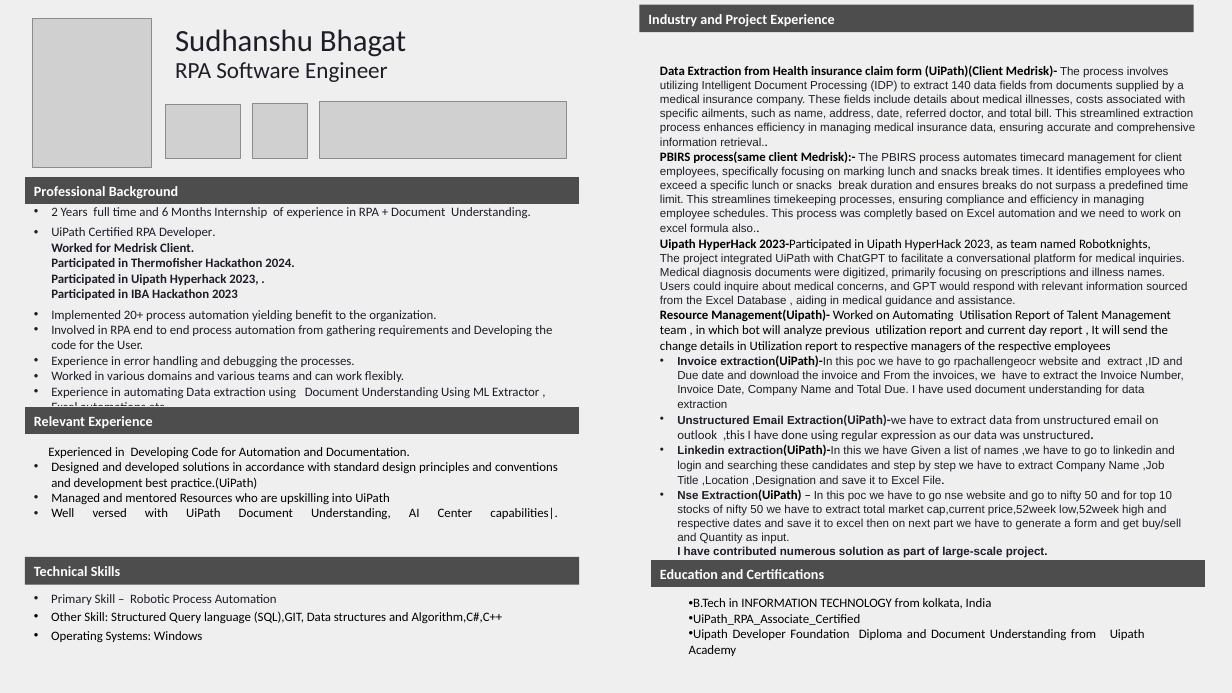
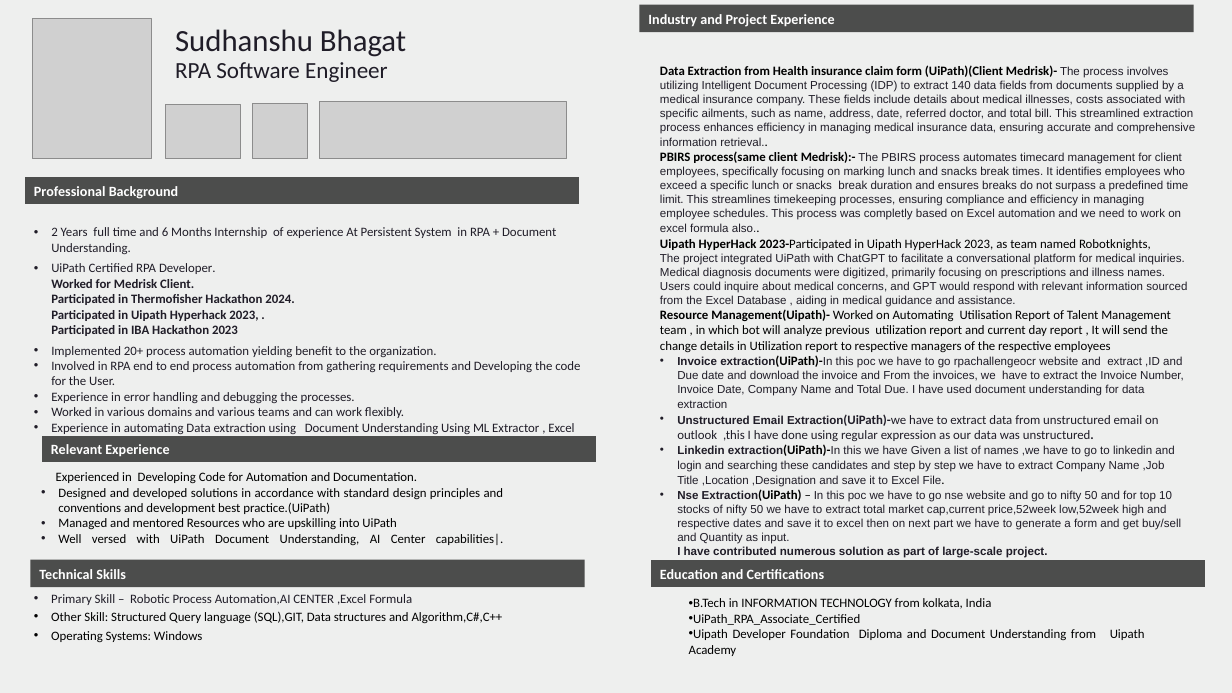
Before and after one commit to Pallav698/SudhanshuResume, a slide deck: slide 1 of Sudhanshu_Bhagat_Profile_Apply.pptx. Drawn at 1232x693 pixels with LibreOffice and Linux fonts; fonts in the diff are those of the drawing; grey boxes stand for pictures; background and template pictures are left out. Boxes give left, top, right and bottom in pixels: in the first picture for what was removed or moved away, otherwise in the second. Text is boxed around its words. In the diff, an @@ line names an element or a change of style, - is before the commit and + after.

Commit message:
resume

```diff
--- a/Sudhanshu_Bhagat_Profile_Apply.pptx
+++ b/Sudhanshu_Bhagat_Profile_Apply.pptx
@@ picture resized from (x1=32, y1=18, x2=152, y2=168) to (x1=32, y1=18, x2=152, y2=159) @@
@@ text at (x1=51, y1=227, x2=556, y2=254): text changed @@
-• 2 Years full time and 6 Months Internship of experience in RPA + Document Understanding.
+• 2 Years full time and 6 Months Internship of experience At Persistent System in RPA + Document Understanding.
@@ text "Experienced in Developing Code for ..." rewrapped from (x1=48, y1=447, x2=558, y2=519) to (x1=56, y1=472, x2=504, y2=545) @@
@@ rectangle "Relevant Experience" moved from (x1=25, y1=407, x2=579, y2=434) to (x1=42, y1=435, x2=596, y2=463) @@
@@ rectangle "Technical Skills" moved from (x1=25, y1=557, x2=579, y2=585) to (x1=30, y1=560, x2=585, y2=588) @@
@@ text at (x1=51, y1=594, x2=412, y2=605): text changed @@
-• Primary Skill – Robotic Process Automation
+• Primary Skill – Robotic Process Automation,AI CENTER ,Excel Formula
```
